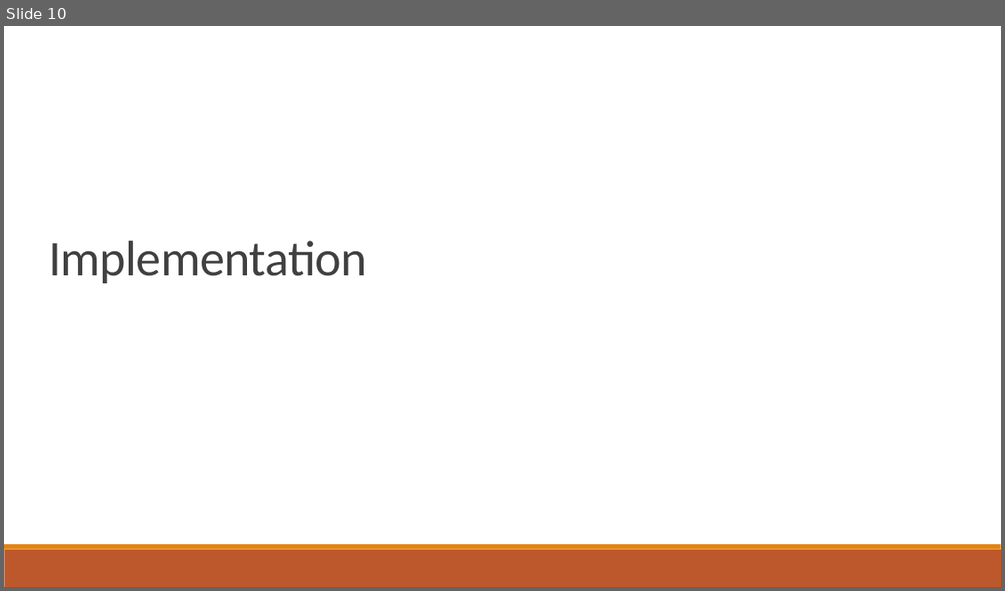
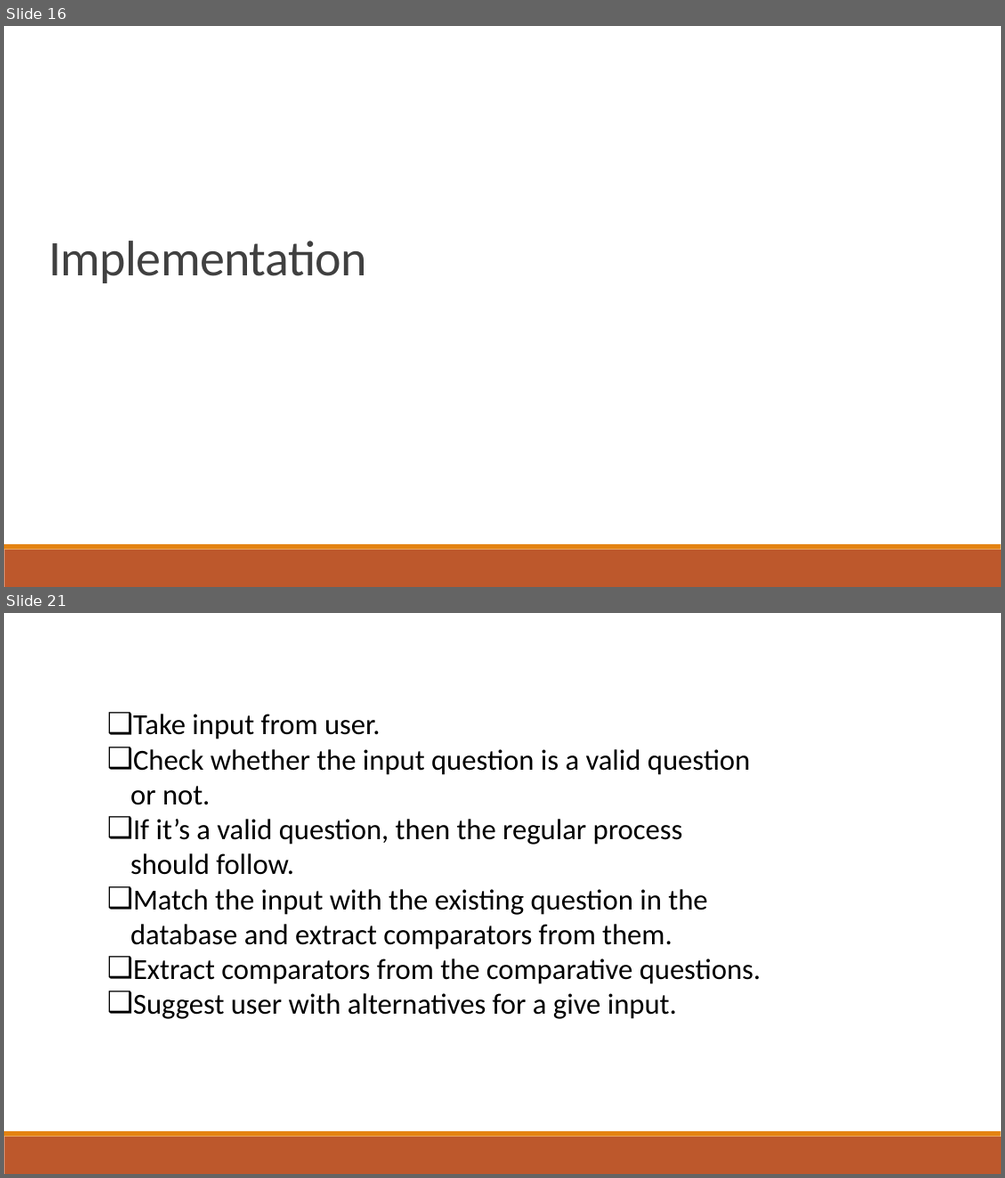
Before and after one commit to jalanreddy/GitHub, a slide deck: Presentation.pptx. Shown one above the other, each under a label of ours: slide 10 before the commit, slides 16 and 21 after it; the slides between them are not shown. The pictures are 1005x591 and 1005x1178 pixels, drawn with LibreOffice and Linux fonts; fonts in the diff are those of the drawing. Boxes give left, top, right and bottom in pixels: in the first picture for what was removed or moved away, otherwise in the second. Text is boxed around its words. In the diff, an @@ line names an element or a change of style, - is before the commit and + after.

```diff
--- a/Presentation.pptx
+++ b/Presentation.pptx
@@ slide 21 added at <box>4,613,1001,1174</box>, background #FFFFFF; not listed: 2 template elements that a slide beside it also shows @@
@@ text added at <box>130,714,760,1019</box>, 28 pt, text #000000 @@
+❑ Take input from user.
+❑ Check whether the input question is a valid question or not.
+❑ If it’s a valid question, then the regular process should follow.
+❑ Match the input with the existing question in the database and extract comparators from them.
+❑ Extract comparators from the comparative questions.
+❑ Suggest user with alternatives for a give input.
@@ what was slide 10 is now slide 16 @@
```
Also in this commit, not shown: 6 slides changed, 31 other slides added, 2 other files.
